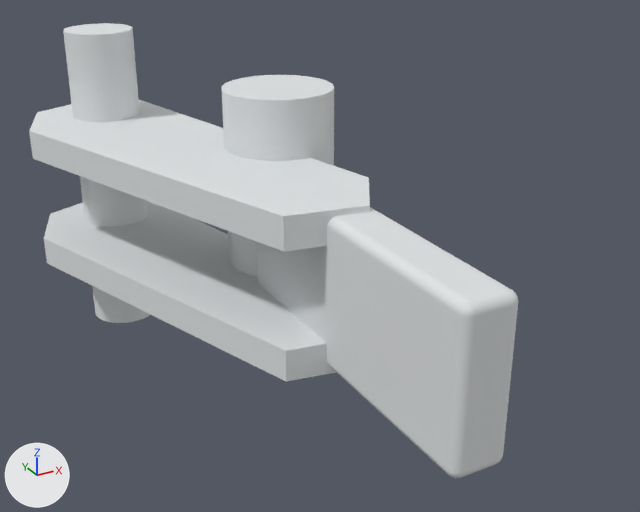
An edit to the OBJ model onrobot-rg2/meshes/rg2_v2_gripper_finger_2_finger_tip.obj, drawn before and after from the same camera.
Both versions are drawn from a 50 mm lens placed at (-0.0309, -0.0632, 0.0271), pointed at (-0.0003, -0.0075, -0.0008). Arrows for +X, +Y and +Z are at lower left; the lights stay in place. The first picture is the older version. Where no turn or scale is listed for an object, it has been applied to the vertices.

The scene before the commit, as lines of its bpy script (objects in view):
```python
ob_carrier_lower_axle = bpy.data.objects.new('carrier_lower_axle', me_carrier_lower_axle)
ob_carrier_lower_axle.location = (0.0, 0.0, 0.0)
ob_carrier_pin = bpy.data.objects.new('carrier_pin', me_carrier_pin)
ob_carrier_pin.location = (0.0, 0.0, 0.0)
ob_carrier_web_1 = bpy.data.objects.new('carrier_web_1', me_carrier_web_1)
ob_carrier_web_1.location = (0.0, 0.0, 0.0)
ob_carrier_web__1 = bpy.data.objects.new('carrier_web_-1', me_carrier_web__1)
ob_carrier_web__1.location = (0.0, 0.0, 0.0)
ob_fingertip_adapter = bpy.data.objects.new('fingertip_adapter', me_fingertip_adapter)
ob_fingertip_adapter.location = (0.0, 0.0, 0.0)
```
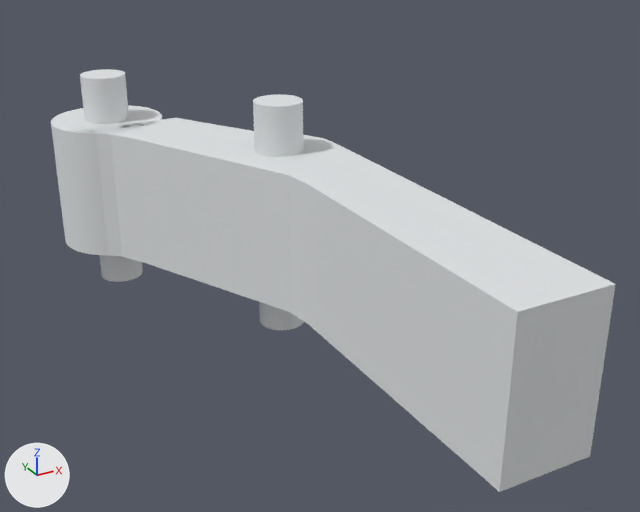
Pixel boxes (x1, y1, x2, y2) of what changed, in the pictures (640 x 512 px):
'finger_carrier', added
    after: (70, 118, 616, 492)
'fingertip_adapter', deleted
    before: (256, 207, 518, 478)
'carrier_web_1', deleted
    before: (29, 100, 370, 252)
'carrier_web_-1', deleted
    before: (44, 201, 336, 382)
'carrier_lower_axle', rescaled (27% narrower, 29% shorter)
    before: (63, 23, 150, 323)
    after: (80, 69, 143, 282)
'carrier_pin', reshaped
    before: (221, 75, 334, 276)
    after: (253, 94, 304, 330)
'carrier_web_eye', added
    after: (51, 105, 162, 255)

Patch to the scene script:
```diff
--- a/onrobot-rg2/meshes/rg2_v2_gripper_finger_2_finger_tip.obj.py
+++ b/onrobot-rg2/meshes/rg2_v2_gripper_finger_2_finger_tip.obj.py
@@ me_carrier_lower_axle @@
 # used by ob_carrier_lower_axle; location = (0.0, 0.0, 0.0)
-me_carrier_lower_axle.from_pydata(...)  # 82 vertices, 160 faces; spans x -0.0125..-0.0065, y 0.0135..0.0195, z -0.0139..0.0139
+me_carrier_lower_axle.from_pydata(...)  # 82 vertices, 160 faces; spans x -0.0115..-0.0075, y 0.0145..0.0185, z -0.0099..0.0099
+# me_carrier_lower_axle part 1: the whole mesh is scaled about its middle by (0.667, 0.667, 0.712)
 me_carrier_lower_axle.materials.append(mat_anodized_silver)
@@ me_carrier_pin @@
 # used by ob_carrier_pin; location = (0.0, 0.0, 0.0)
-me_carrier_pin.from_pydata(...)  # 52 vertices, 96 faces; spans x -0.0045..0.0045, y -0.0045..0.0045, z -0.011..0.011
+me_carrier_pin.from_pydata(...)  # 84 vertices, 160 faces; spans x -0.002..0.002, y -0.002..0.002, z -0.0099..0.0099
+# me_carrier_pin part 2: the whole mesh is rebuilt
 me_carrier_pin.materials.append(mat_anodized_silver)
@@ me_finger_carrier @@
+me_finger_carrier.from_pydata(...)  # 38 vertices, 72 faces; spans x -0.0136..0.005, y -0.032..0.0137, z -0.0058..0.0058
+me_finger_carrier.materials.append(mat_anodized_silver)  # white #e0e4e5
@@ me_carrier_web_eye @@
+me_carrier_web_eye.from_pydata(...)  # a 40-sided cylinder along z spanning x -0.0145..-0.0045, y 0.0115..0.0215, z -0.0058..0.0058
+me_carrier_web_eye.materials.append(mat_anodized_silver)  # white #e0e4e5
@@ ob_carrier_web__1 @@
-ob_carrier_web__1 = bpy.data.objects.new('carrier_web_-1', me_carrier_web__1)
-ob_carrier_web__1.location = (0.0, 0.0, 0.0)
@@ ob_carrier_web_1 @@
-ob_carrier_web_1 = bpy.data.objects.new('carrier_web_1', me_carrier_web_1)
-ob_carrier_web_1.location = (0.0, 0.0, 0.0)
@@ ob_fingertip_adapter @@
-ob_fingertip_adapter = bpy.data.objects.new('fingertip_adapter', me_fingertip_adapter)
-ob_fingertip_adapter.location = (0.0, 0.0, 0.0)
@@ ob_finger_carrier @@
+ob_finger_carrier = bpy.data.objects.new('finger_carrier', me_finger_carrier)
+ob_finger_carrier.location = (0.0, 0.0, 0.0)
@@ ob_carrier_web_eye @@
+ob_carrier_web_eye = bpy.data.objects.new('carrier_web_eye', me_carrier_web_eye)
+ob_carrier_web_eye.location = (0.0, 0.0, 0.0)
```
